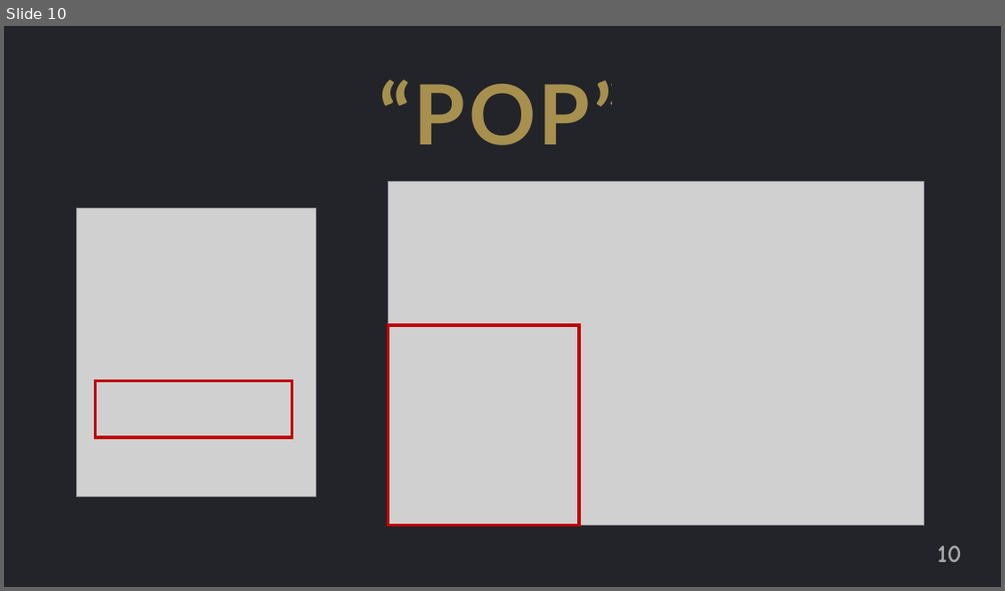
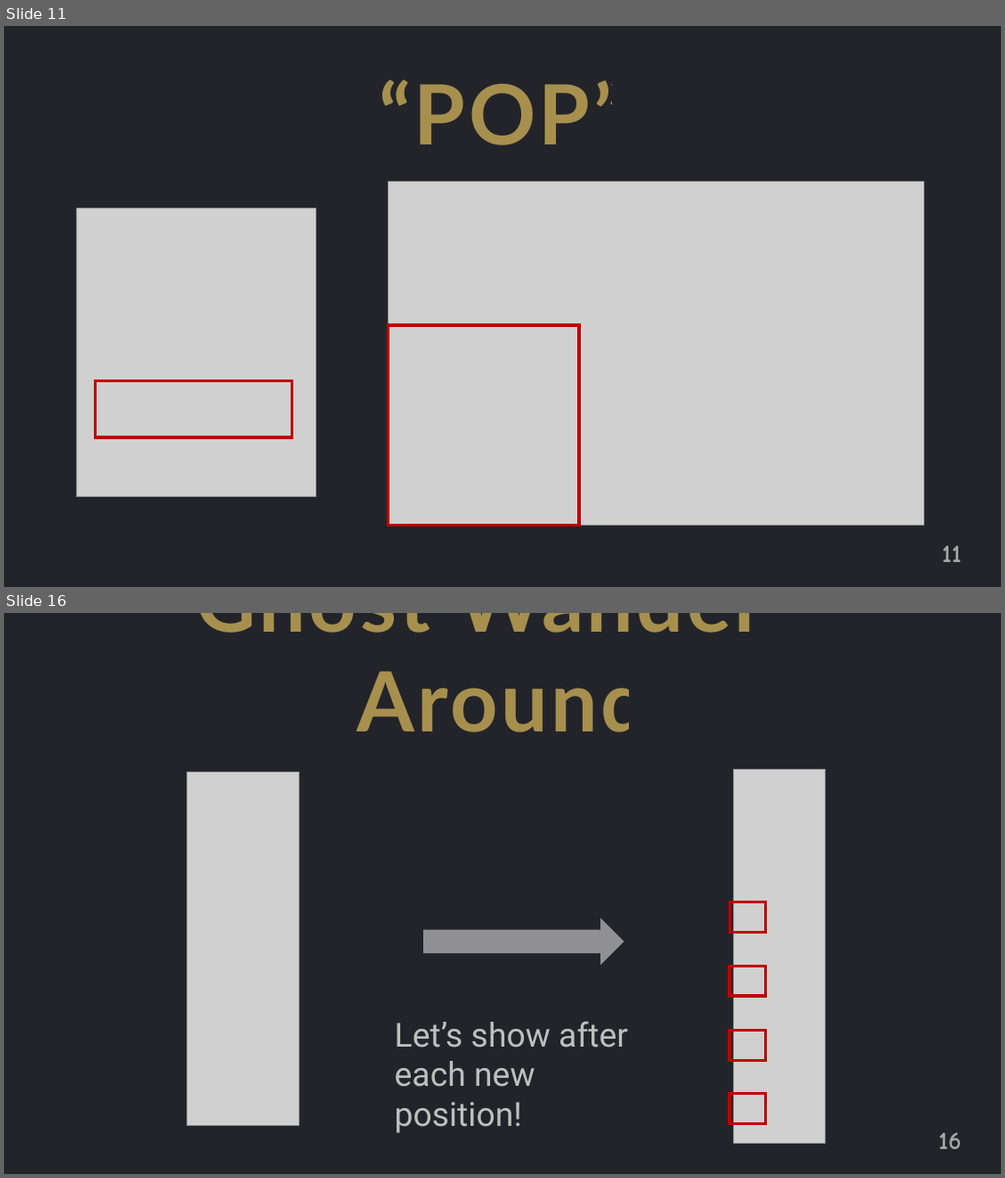
Before and after one commit to jguo108/My-Programming-Courses, a slide deck: Scratch for Newbies/Level1/Lesson 4 - Ghost Buster/Notes/Notes.pptx. Shown one above the other, each under a label of ours: slide 10 before the commit, slides 11 and 16 after it; the slides between them are not shown. The pictures are 1005x591 and 1005x1178 pixels, drawn with LibreOffice and Linux fonts; fonts in the diff are those of the drawing; grey boxes stand for pictures. Boxes give left, top, right and bottom in pixels: in the first picture for what was removed or moved away, otherwise in the second. Text is boxed around its words. In the diff, an @@ line names an element or a change of style, - is before the commit and + after.

```diff
--- a/Scratch for Newbies/Level1/Lesson 4 - Ghost Buster/Notes/Notes.pptx
+++ b/Scratch for Newbies/Level1/Lesson 4 - Ghost Buster/Notes/Notes.pptx
@@ slide 16 added at [4,613,1001,1174], background #FFFFFF @@
@@ rectangle added at [4,613,1001,1174], fill #23242A @@
@@ text added at [196,613,805,732], 80 pt, text #FFD966 at 60% opacity, bold @@
+Ghost Wanders Around
@@ picture added at [187,772,299,1126] @@
@@ picture added at [734,770,825,1143] @@
@@ rectangle added at [730,901,766,932], outline #C00000 3 pt @@
@@ right arrow added at [423,918,624,965], fill #BFBFBF at 70% opacity @@
@@ rectangle added at [729,966,765,996], outline #C00000 3 pt @@
@@ text added at [395,1021,628,1133], 32 pt, text #BFBFBF @@
+Let’s show after each new position!
@@ rectangle added at [729,1030,765,1060], outline #C00000 3 pt @@
@@ rectangle added at [729,1093,765,1123], outline #C00000 3 pt @@
@@ page number added at [938,1132,962,1149], 24 pt, text #A6A6A6, bold @@
+16
@@ what was slide 10 is now slide 11 @@
@@ page number at [942,545,962,562]: text changed @@
-10
+11
```
Also in this commit, not shown: 9 other slides added, 7 other files.
